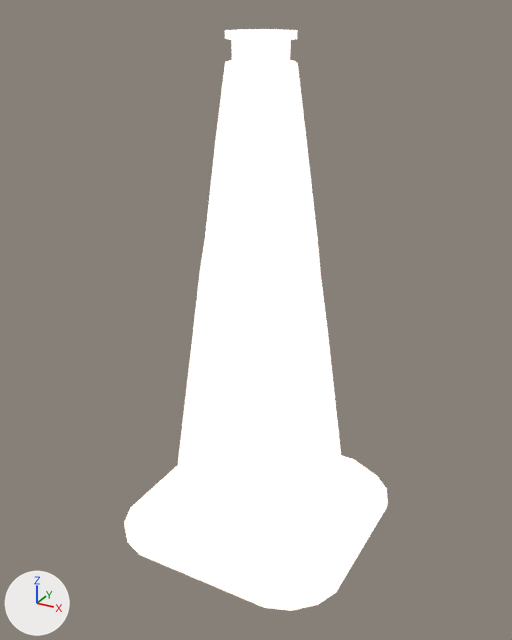
What one commit did to the COLLADA model eufs_description/meshes/cone_big.dae.
Rendered twice from a 50 mm camera at (0.324, -0.599, 0.51) aimed at (-0.001, -0.008, 0.215). Every picture has the same lights, and +X, +Y and +Z are marked at lower left. Where no turn or scale is listed for an object, it has been applied to the vertices.

Objects in the first picture: '_8_Inch'.
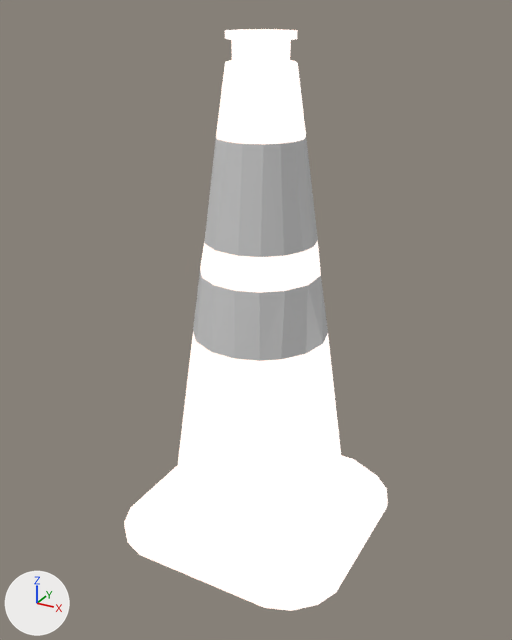
The newer file is also turned or shifted as a whole; pictures and numbers use the older file's frame.

Boxes (x1, y1, x2, y2) around the edits, measured in the pictures (512 x 640 px):
'_8_Inch', surface changed (white to grey)
    both: (192, 134, 329, 364)

What the commit changed:
In material 'Material_004' (mat_material_004), emission_strength is no longer 1.0.
